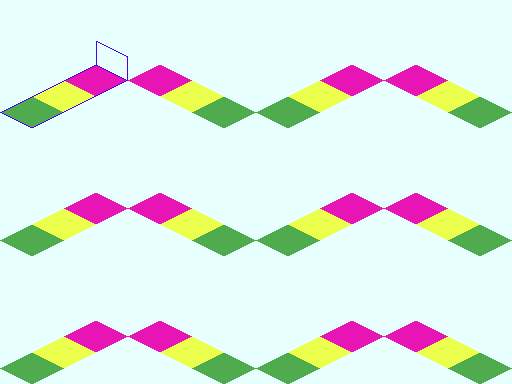
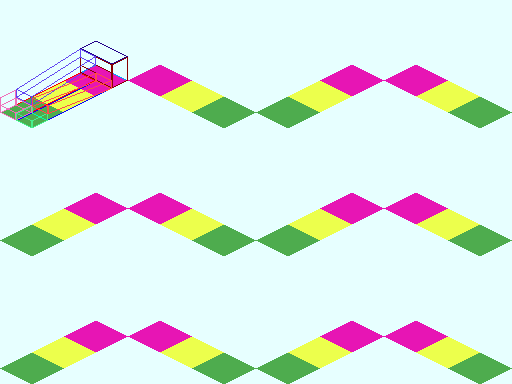
Two versions of the same layered image (w=512, h=384). Layer-by-layer changes:
removed layer "Type-1[S][Wired]" over (0, 41, 128, 128)
added group "Type-1" with 13 layers above "Base_Plate_1x3_H.png" over (0, 41, 128, 128)
added layer "Type-1[S][Wire][Stair][Front][A]" in group "Type-1" over (32, 73, 112, 114)
added layer "Type-1[S][Wire][Sub]" in group "Type-1" over (0, 90, 48, 128)
added group "Type-1[S][Wire][Stair][Back]" with 3 layers in group "Type-1" over (16, 49, 96, 105)
added layer "Type-1[S][Wire][Stair][Back][Join]" in group "Type-1[S][Wire][Stair][Back]" over (16, 49, 96, 105)
added layer "Type-1[S][Wire][Stair][Back][B]" in group "Type-1[S][Wire][Stair][Back]" over (32, 56, 96, 105)
added layer "Type-1[S][Wire][Stair][Back][A]" in group "Type-1[S][Wire][Stair][Back]" over (16, 49, 80, 105)
added layer "Type-1[S][Wire][Main]" in group "Type-1" over (80, 41, 128, 88)
added group "Type-1[S][Wire][Base]" with 4 layers in group "Type-1" over (0, 65, 128, 128)
added layer "Type-1[S][Wire][Base][Stair][Front]" in group "Type-1[S][Wire][Base]" over (16, 81, 112, 128)
added layer "Type-1[S][Wire][Base][Stair][Back]" in group "Type-1[S][Wire][Base]" over (0, 73, 96, 120)
added layer "Type-1[S][Wire][Base][Sub]" in group "Type-1[S][Wire][Base]" over (0, 105, 48, 128)
added layer "Type-1[S][Wire][Base][Main]" in group "Type-1[S][Wire][Base]" over (80, 65, 128, 88)
